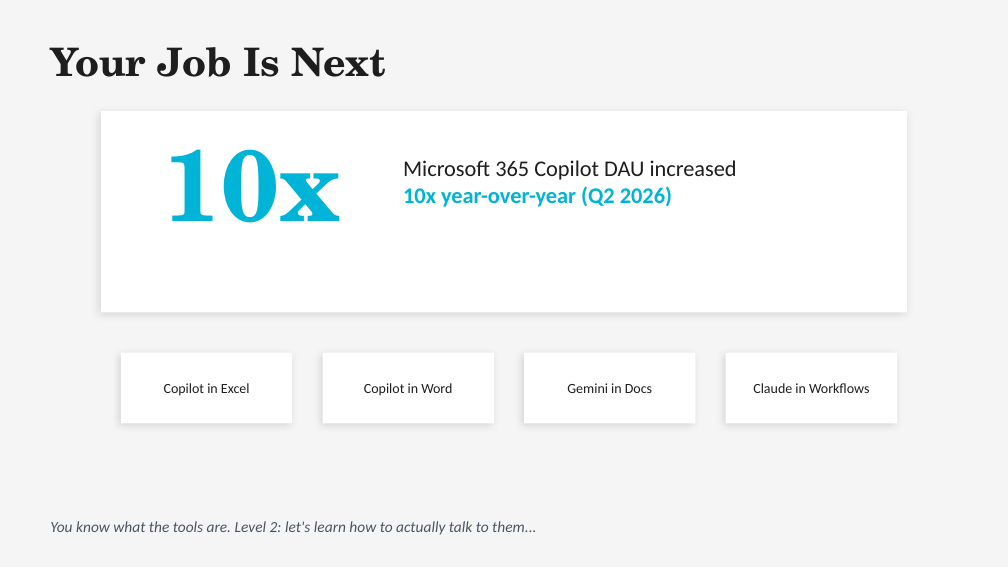
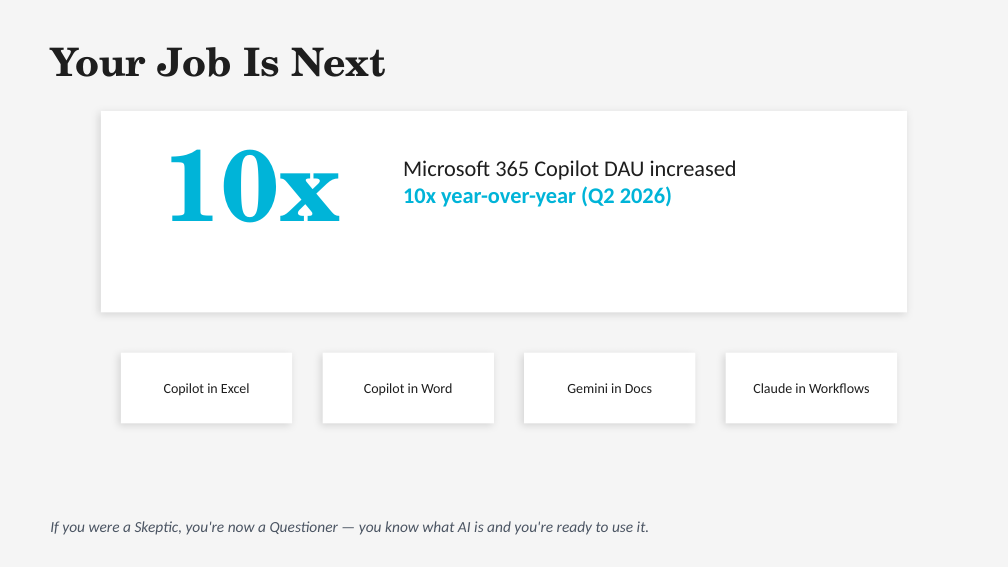
Before and after one commit to michaelengland/ai-best-practices, a slide deck: slide 13 of Getting-Agents-to-Give-Up-Their-Secrets.pptx. Drawn at 1008x567 pixels with LibreOffice and Linux fonts; fonts in the diff are those of the drawing. Boxes give left, top, right and bottom in pixels: in the first picture for what was removed or moved away, otherwise in the second. Text is boxed around its words. In the diff, an @@ line names an element or a change of style, - is before the commit and + after.

```diff
--- a/Getting-Agents-to-Give-Up-Their-Secrets.pptx
+++ b/Getting-Agents-to-Give-Up-Their-Secrets.pptx
@@ text at (50,521,650,535): text changed @@
-You know what the tools are. Level 2: let's learn how to actually talk to them...
+If you were a Skeptic, you're now a Questioner — you know what AI is and you're ready to use it.
```
Also in this commit, not shown: 17 other slides changed, 4 slides added, 7 slides removed, 3 other files.
